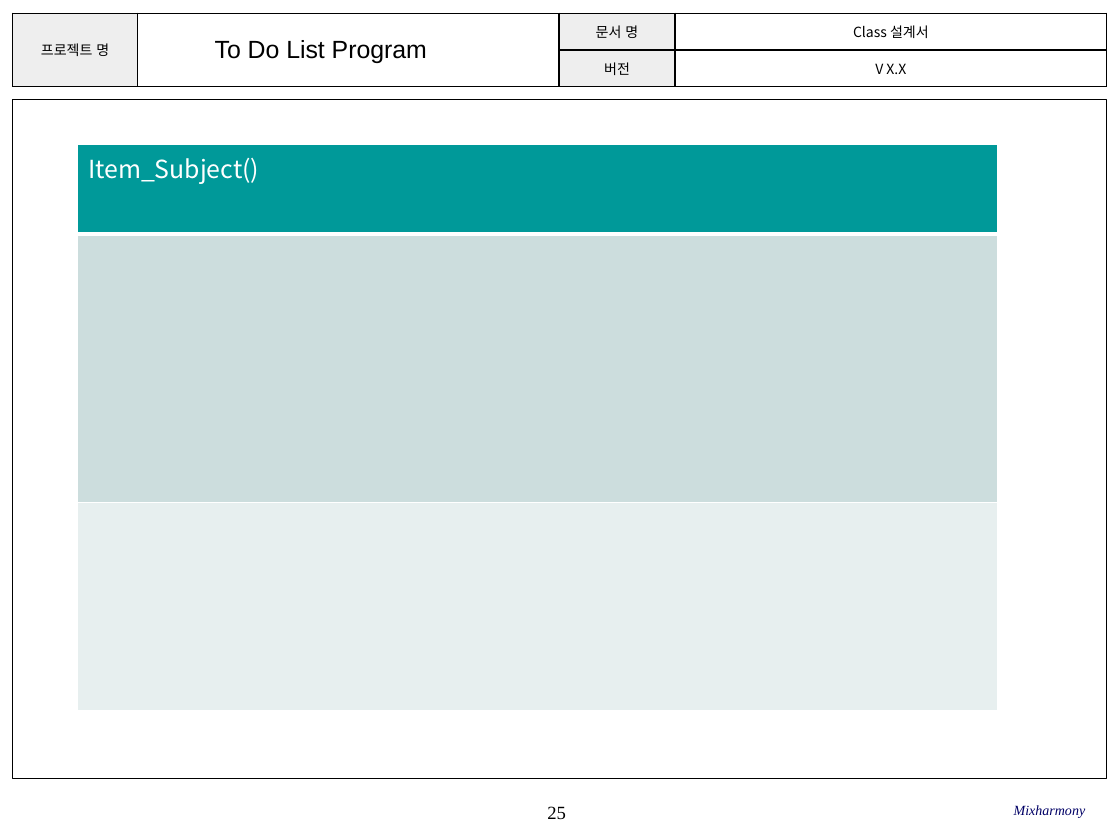
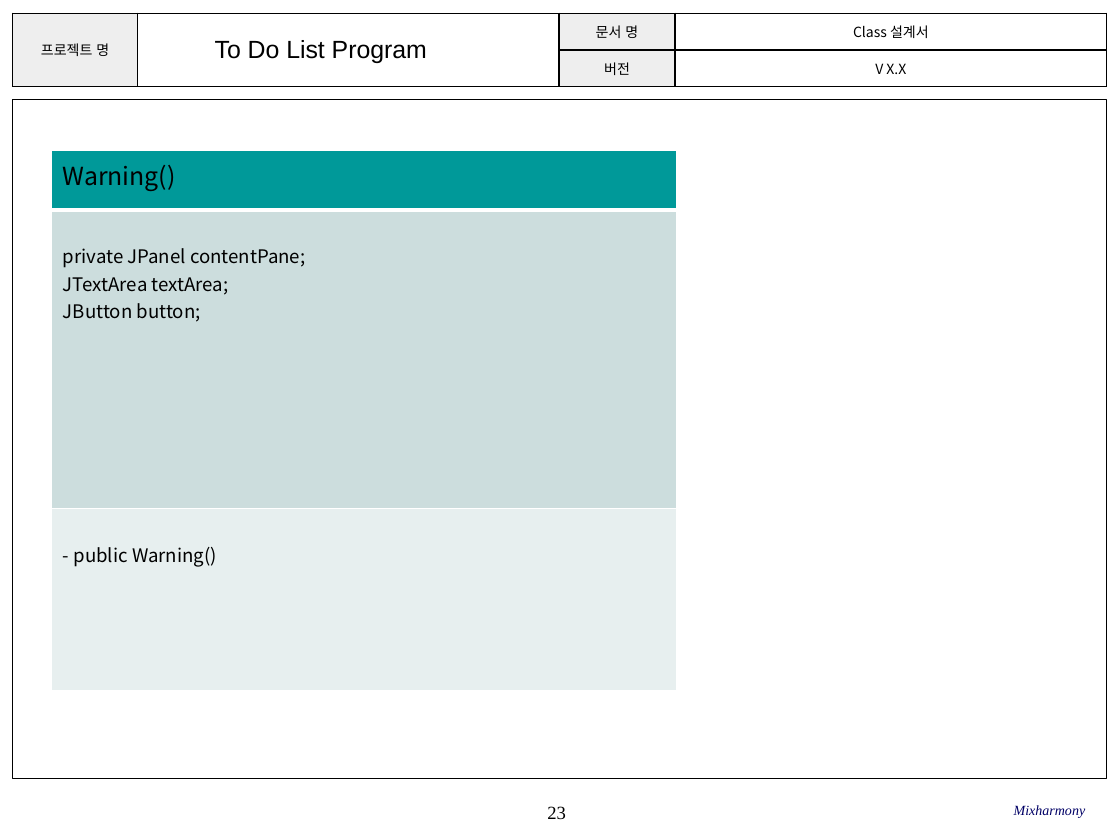
Before and after one commit to SE-admin/SE2017_2_mixharmony, a slide deck: slide 23 of doc/3_ 설계서/Class Design.pptx (slide 25 before the commit). Drawn at 1120x840 pixels with LibreOffice and Linux fonts; fonts in the diff are those of the drawing; background and template pictures are left out. Boxes give left, top, right and bottom in pixels: in the first picture for what was removed or moved away, otherwise in the second. Text is boxed around its words. In the diff, an @@ line names an element or a change of style, - is before the commit and + after.

```diff
--- a/doc/3_ 설계서/Class Design.pptx
+++ b/doc/3_ 설계서/Class Design.pptx
@@ table removed at box(77, 144, 998, 711), 3 rows, 1 columns @@
-Item_Subject()
-
-
@@ table added at box(52, 151, 676, 691), 3 rows, 1 columns @@
+Warning()
+private JPanel contentPane; / JTextArea textArea; / JButton button;
+- public Warning()
@@ page number at box(547, 806, 566, 820): text changed @@
-25
+23
```
Also in this commit, not shown: 14 other slides changed, 2 slides added, 4 slides removed.
